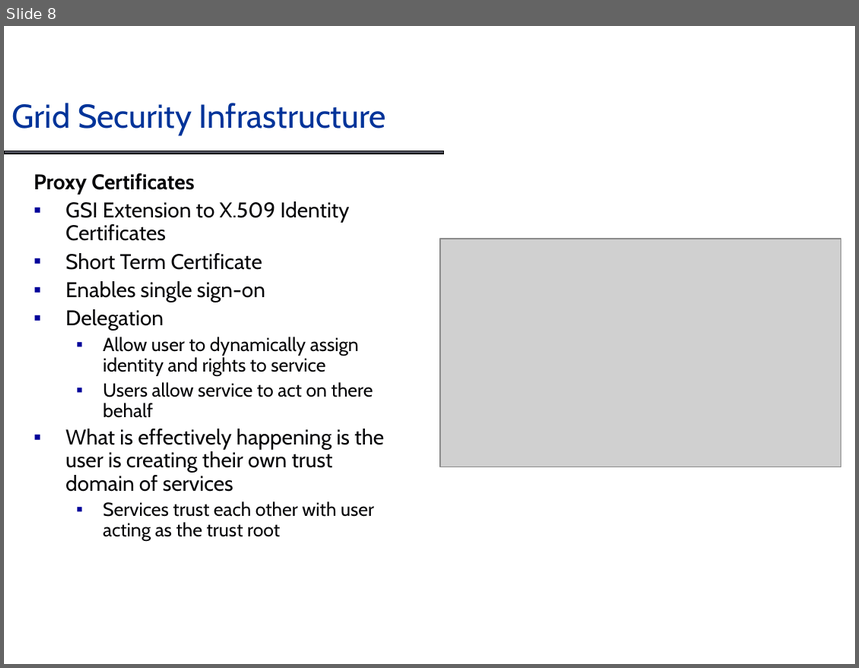
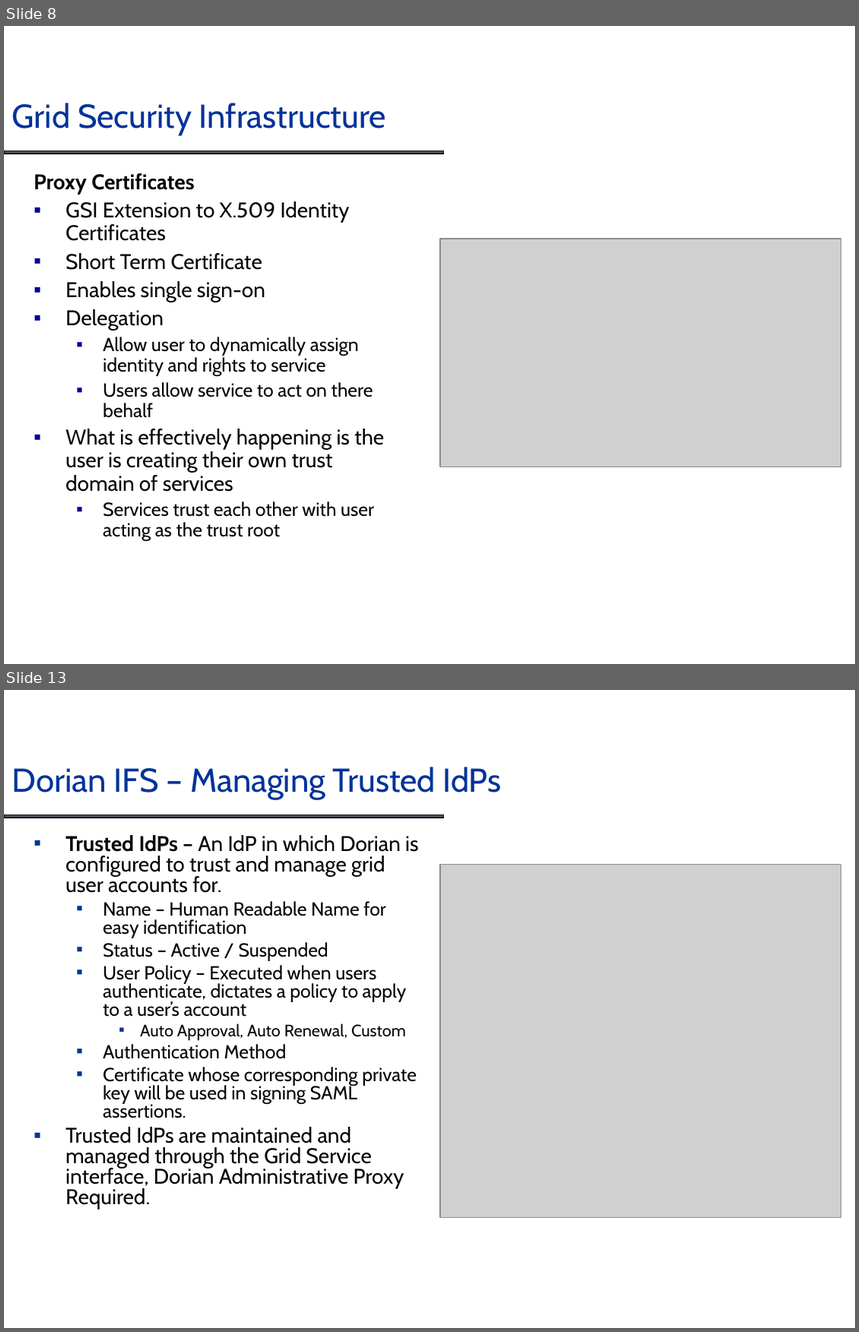
Before and after one commit to NCIP/cagrid-docs, a slide deck: presentations/dorian/Dorian_DIALOGUE2.ppt. Shown one above the other, each under a label of ours: slide 8 before the commit, slides 8 and 13 after it; the slides between them are not shown. The pictures are 859x668 and 859x1332 pixels, drawn with LibreOffice and Linux fonts; fonts in the diff are those of the drawing; grey boxes stand for pictures; background and template pictures are left out. Boxes give left, top, right and bottom in pixels: in the first picture for what was removed or moved away, otherwise in the second. Text is boxed around its words. In the diff, an @@ line names an element or a change of style, - is before the commit and + after.

```diff
--- a/presentations/dorian/Dorian_DIALOGUE2.ppt
+++ b/presentations/dorian/Dorian_DIALOGUE2.ppt
@@ slide 13 added at bbox=[4, 690, 855, 1328], background #FFFFFF; not listed: 1 template element that a slide beside it also shows @@
@@ title added at bbox=[12, 767, 502, 799], 28 pt, text #003399 @@
+Dorian IFS – Managing Trusted IdPs
@@ text added at bbox=[66, 835, 419, 1209], 16 pt, text #070709 @@
+▪ Trusted IdPs – An IdP in which Dorian is configured to trust and manage grid user accounts for.
+  ▪ Name – Human Readable Name for easy identification
+  ▪ Status – Active / Suspended
+  ▪ User Policy – Executed when users authenticate, dictates a policy to apply to a user’s account
+    ▪ Auto Approval, Auto Renewal, Custom
+  ▪ Authentication Method
+  ▪ Certificate whose corresponding private key will be used in signing SAML assertions.
+▪ Trusted IdPs are maintained and managed through the Grid Service interface, Dorian Administrative Proxy Required.
@@ picture added at bbox=[441, 865, 842, 1217] @@
```
Also in this commit, not shown: 1 slide changed, 4 other slides added.
